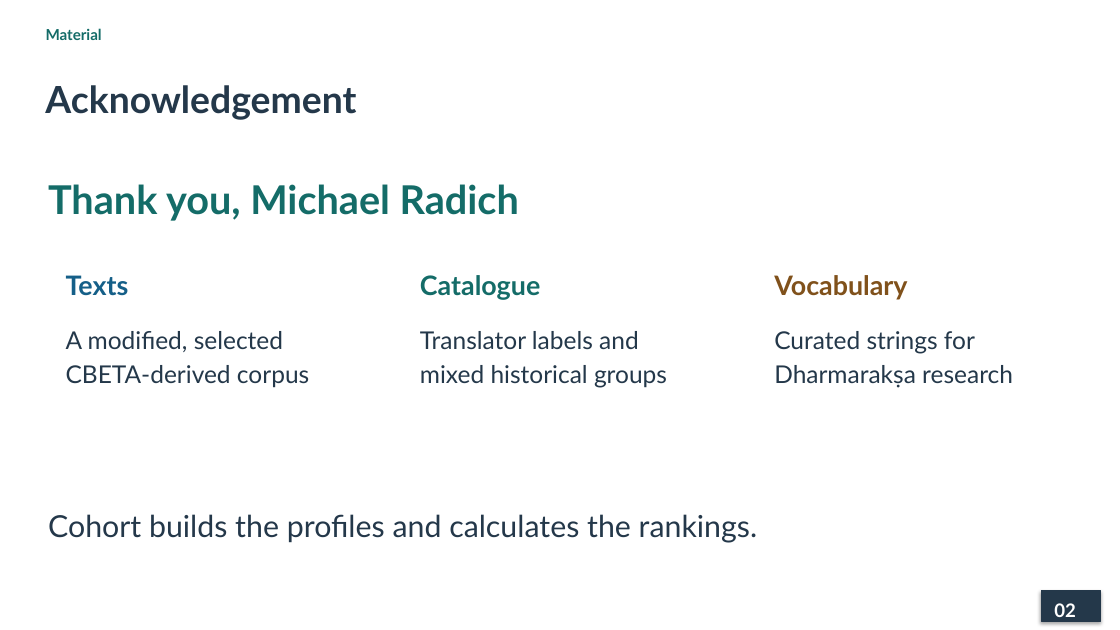
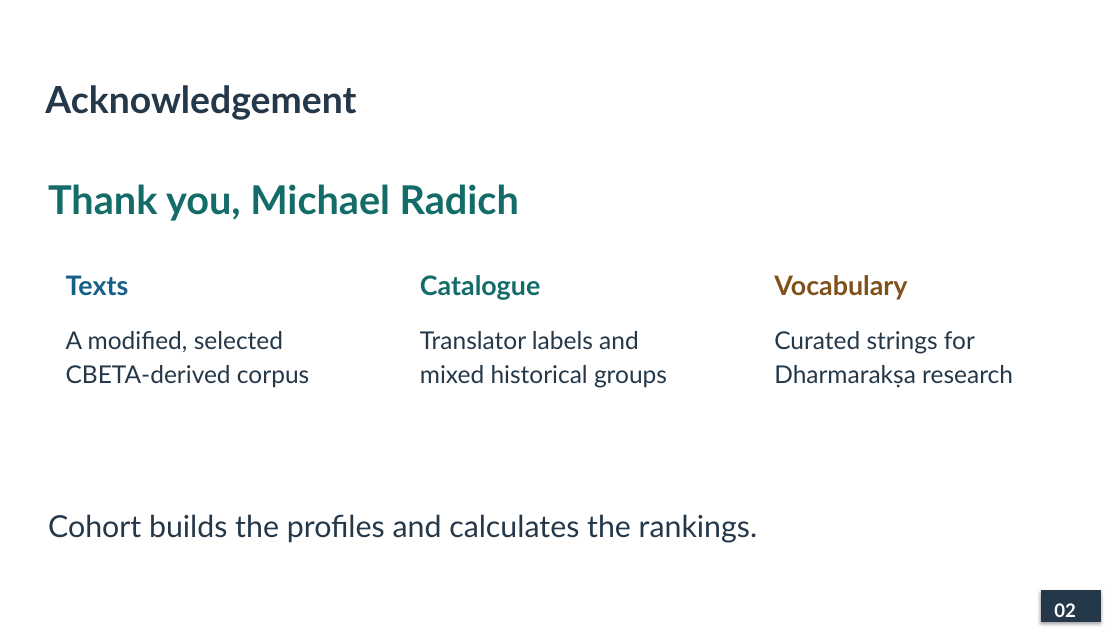
Before and after one commit to lopentu/cohort, a slide deck: slide 2 of docs/presentation/cohort-pnc-2026.pptx. Drawn at 1120x630 pixels with LibreOffice and Linux fonts; fonts in the diff are those of the drawing. Boxes give left, top, right and bottom in pixels: in the first picture for what was removed or moved away, otherwise in the second. Text is boxed around its words. In the diff, an @@ line names an element or a change of style, - is before the commit and + after.

```diff
--- a/docs/presentation/cohort-pnc-2026.pptx
+++ b/docs/presentation/cohort-pnc-2026.pptx
@@ text removed at [46,28,102,40] @@
-Material
```
Also in this commit, not shown: 18 other slides changed, 2 other files.
